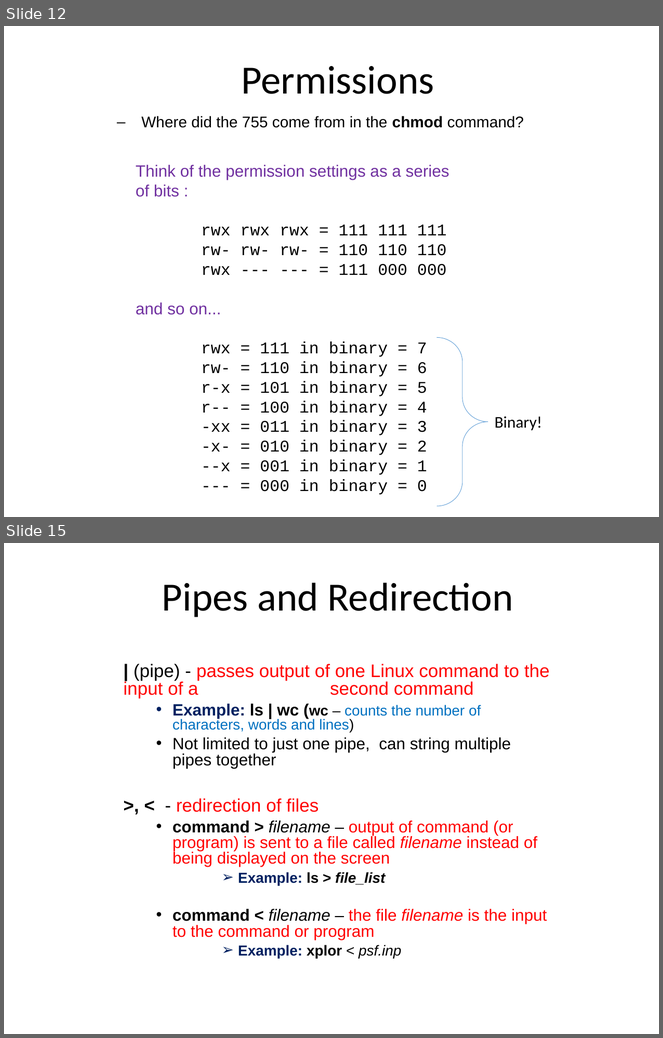
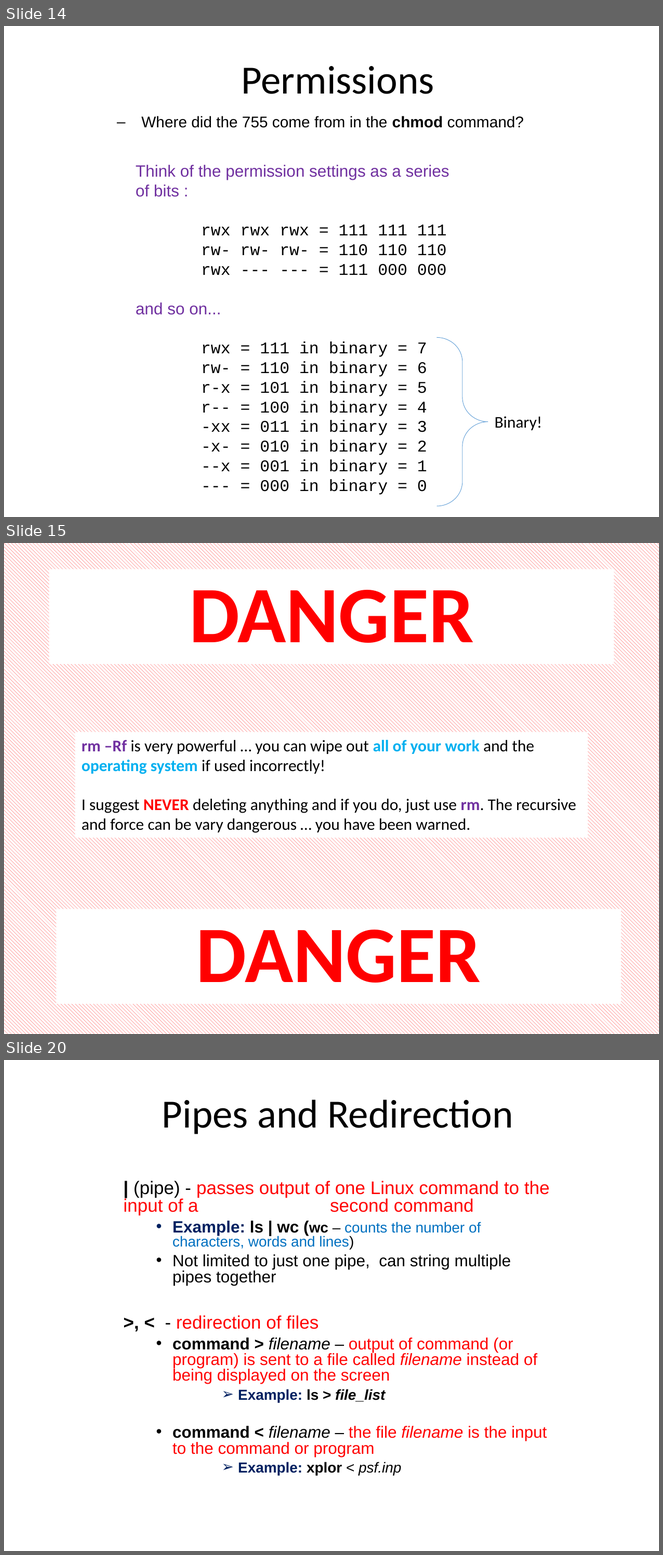
Before and after one commit to MarsUniversity/ece387-robotics, a slide deck: website/block_1_basics/lsn2/lsn2-linux.pptx. Shown one above the other, each under a label of ours: slides 12 and 15 before the commit, slides 14, 15 and 20 after it; the slides between them are not shown. The pictures are 663x1038 and 663x1555 pixels, drawn with LibreOffice and Linux fonts; fonts in the diff are those of the drawing. Boxes give left, top, right and bottom in pixels: in the first picture for what was removed or moved away, otherwise in the second. Text is boxed around its words. In the diff, an @@ line names an element or a change of style, - is before the commit and + after.

```diff
--- a/website/block_1_basics/lsn2/lsn2-linux.pptx
+++ b/website/block_1_basics/lsn2/lsn2-linux.pptx
@@ slide 15 added at bbox=[4, 543, 659, 1034], background #FFFFFF @@
@@ rectangle added at bbox=[4, 543, 659, 1034], fill pattern #FF0000 on #FFFFFF @@
@@ title added at bbox=[189, 590, 474, 643], 88 pt, text #FF0000, bold @@
+DANGER
@@ text added at bbox=[81, 740, 577, 833], 18 pt, text #000000 @@
+rm –Rf is very powerful … you can wipe out all of your work and the operating system if used incorrectly!
+I suggest NEVER deleting anything and if you do, just use rm. The recursive and force can be vary dangerous … you have been warned.
@@ text added at bbox=[196, 930, 481, 983], 88 pt, text #FF0000, bold @@
+DANGER
@@ what was slide 12 is now slide 14 @@
@@ what was slide 15 is now slide 20 @@
```
Also in this commit, not shown: 10 slides changed, 4 other slides added, 21 other files.
